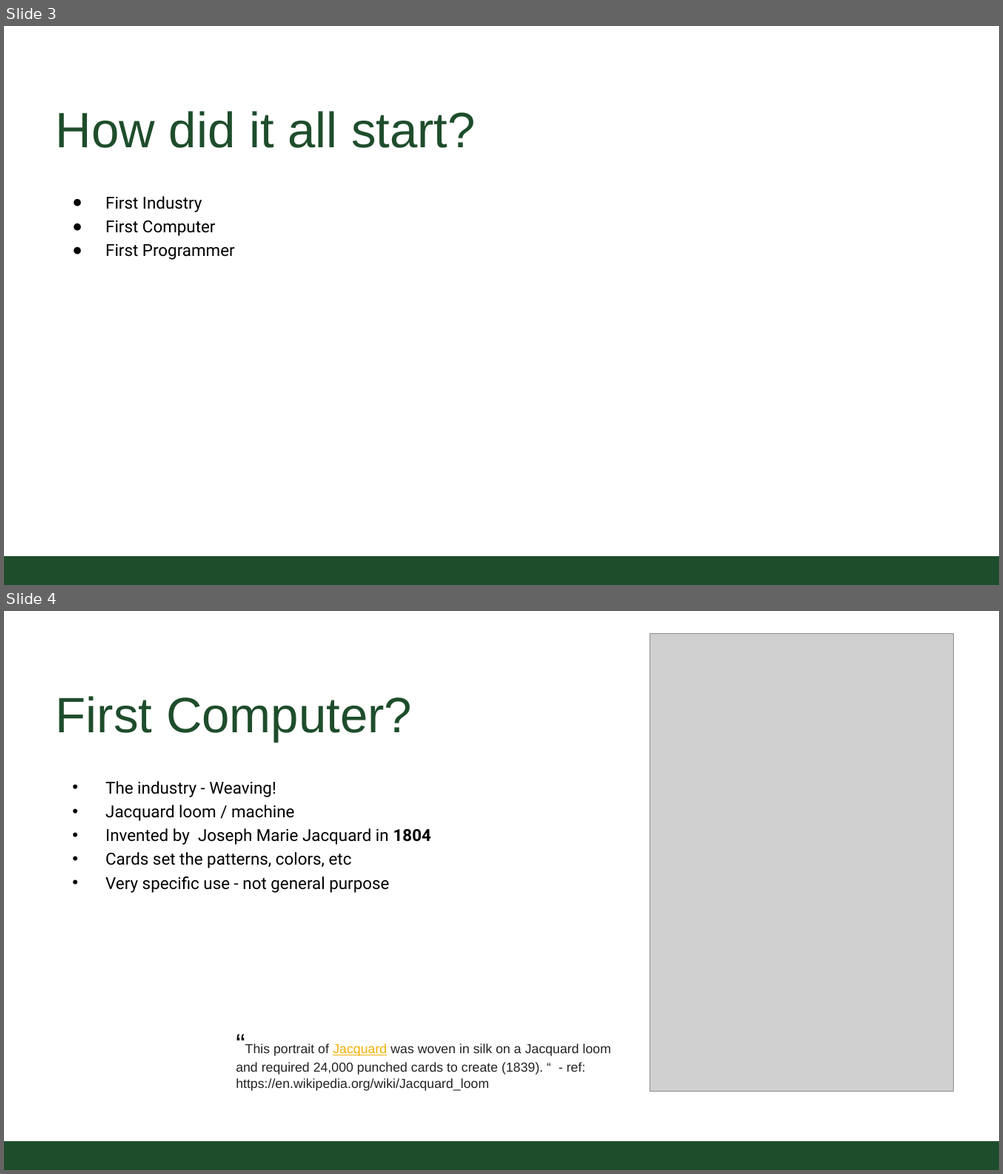
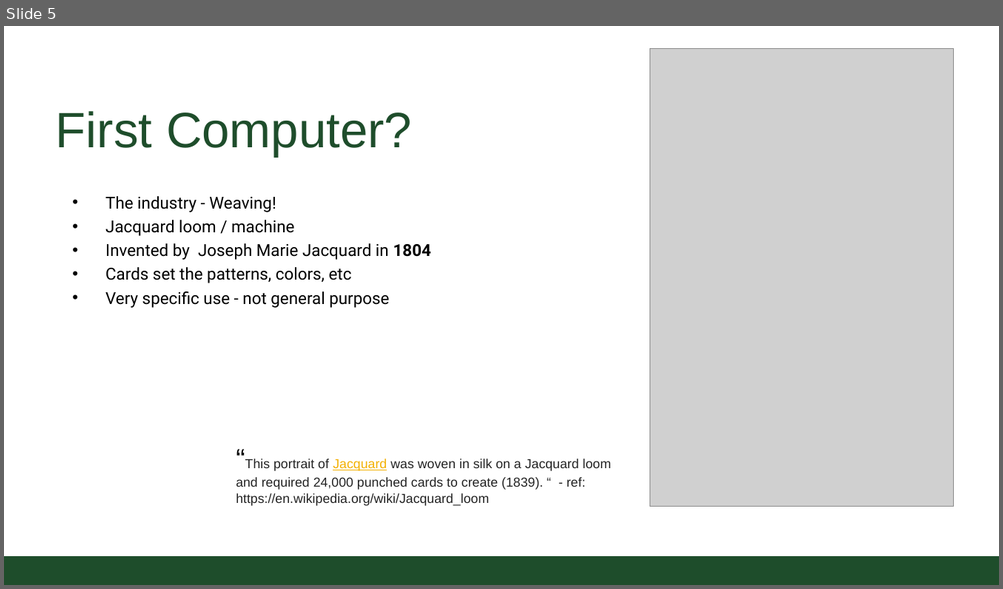
Before and after one commit to CSU-CS150B/handouts, a slide deck: Slides/On-Campus/01_HistoryAndIntro.pptx. Shown one above the other, each under a label of ours: slides 3 and 4 before the commit, slide 5 after it. The pictures are 1003x1174 and 1003x589 pixels, drawn with LibreOffice and Linux fonts; fonts in the diff are those of the drawing; grey boxes stand for pictures; background and template pictures are left out. Boxes give left, top, right and bottom in pixels: in the first picture for what was removed or moved away, otherwise in the second. Text is boxed around its words. In the diff, an @@ line names an element or a change of style, - is before the commit and + after.

```diff
--- a/Slides/On-Campus/01_HistoryAndIntro.pptx
+++ b/Slides/On-Campus/01_HistoryAndIntro.pptx
@@ slide 3 removed at (4,26,999,585), background #FFFFFF; not listed: 1 template element that a slide beside it also shows @@
@@ title removed at (56,111,475,148) @@
-How did it all start?
@@ text removed at (105,196,235,260) @@
-● First Industry
-● First Computer
-● First Programmer
@@ what was slide 4 is now slide 5 @@
```
Also in this commit, not shown: 4 slides changed, 3 slides added, 1 other file.
